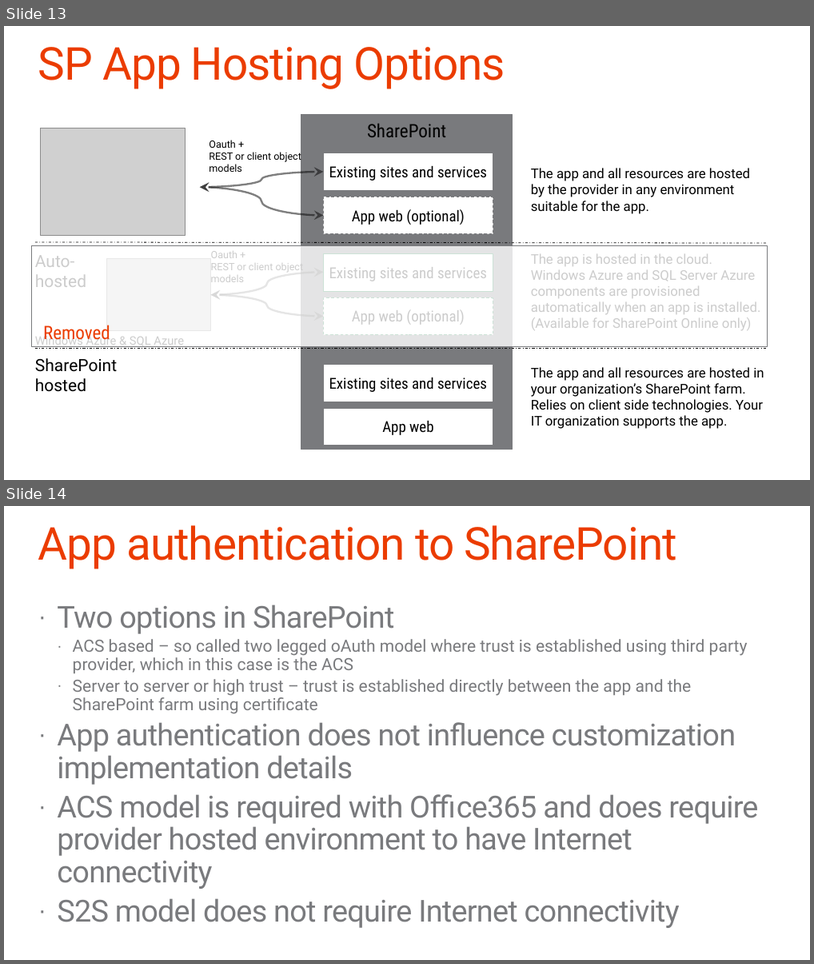
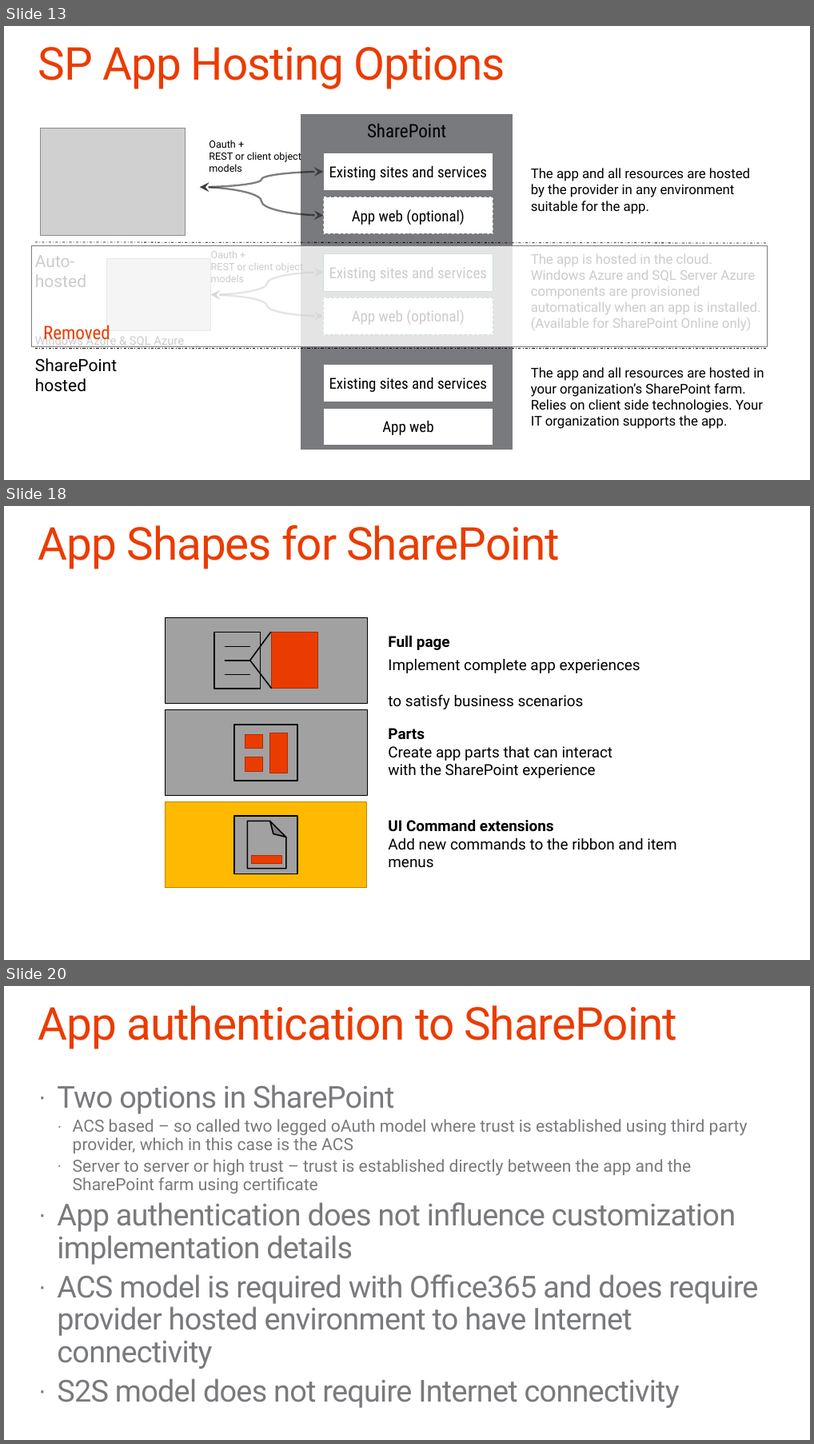
Before and after one commit to pnp/PnP, a slide deck: Documentation/O365DevPnP - App Model.pptx. Shown one above the other, each under a label of ours: slides 13 and 14 before the commit, slides 13, 18 and 20 after it; the slides between them are not shown. The pictures are 814x964 and 814x1444 pixels, drawn with LibreOffice and Linux fonts; fonts in the diff are those of the drawing; grey boxes stand for pictures; background and template pictures are left out. Boxes give left, top, right and bottom in pixels: in the first picture for what was removed or moved away, otherwise in the second. Text is boxed around its words. In the diff, an @@ line names an element or a change of style, - is before the commit and + after.

Commit message:
Added a couple slides that show how an app can manifest itself inside SharePoint

```diff
--- a/Documentation/O365DevPnP - App Model.pptx
+++ b/Documentation/O365DevPnP - App Model.pptx
@@ slide 18 added at box(4, 506, 810, 960), background #FFFFFF @@
@@ title added at box(38, 525, 560, 569), 54 pt, text #EB3C00 @@
+App Shapes for SharePoint
@@ rectangle added at box(165, 617, 367, 704), fill #A2A2A2, outline #000000 0.75 pt @@
@@ text added at box(388, 635, 641, 709), 18 pt, text #000000 @@
+Full page
+  Implement complete app experiences
+  to satisfy business scenarios
@@ group added at box(214, 632, 318, 688): 5 lines, 2 rectangles @@
@@ rectangle added at box(165, 709, 367, 795), fill #A2A2A2, outline #000000 0.75 pt @@
@@ group added at box(234, 724, 298, 780): 4 rectangles @@
@@ text added at box(388, 728, 614, 778), 18 pt, text #000000 @@
+Parts
+  Create app parts that can interact
+  with the SharePoint experience
@@ rectangle added at box(165, 802, 367, 888), fill #FFB900, outline #BD8900 0.85 pt @@
@@ rectangle added at box(234, 816, 298, 874), fill #A2A2A2, outline #000000 1.5 pt @@
@@ folded corner added at box(247, 821, 286, 868), fill #A2A2A2, outline #000000 1.5 pt @@
@@ text added at box(388, 819, 677, 868), 18 pt, text #000000 @@
+UI Command extensions
+  Add new commands to the ribbon and item menus
@@ rectangle added at box(251, 855, 282, 863), fill #EB3C00, outline #AE2C00 0.85 pt @@
@@ what was slide 14 is now slide 20 @@
```
Also in this commit, not shown: 1 slide changed, 5 other slides added.
